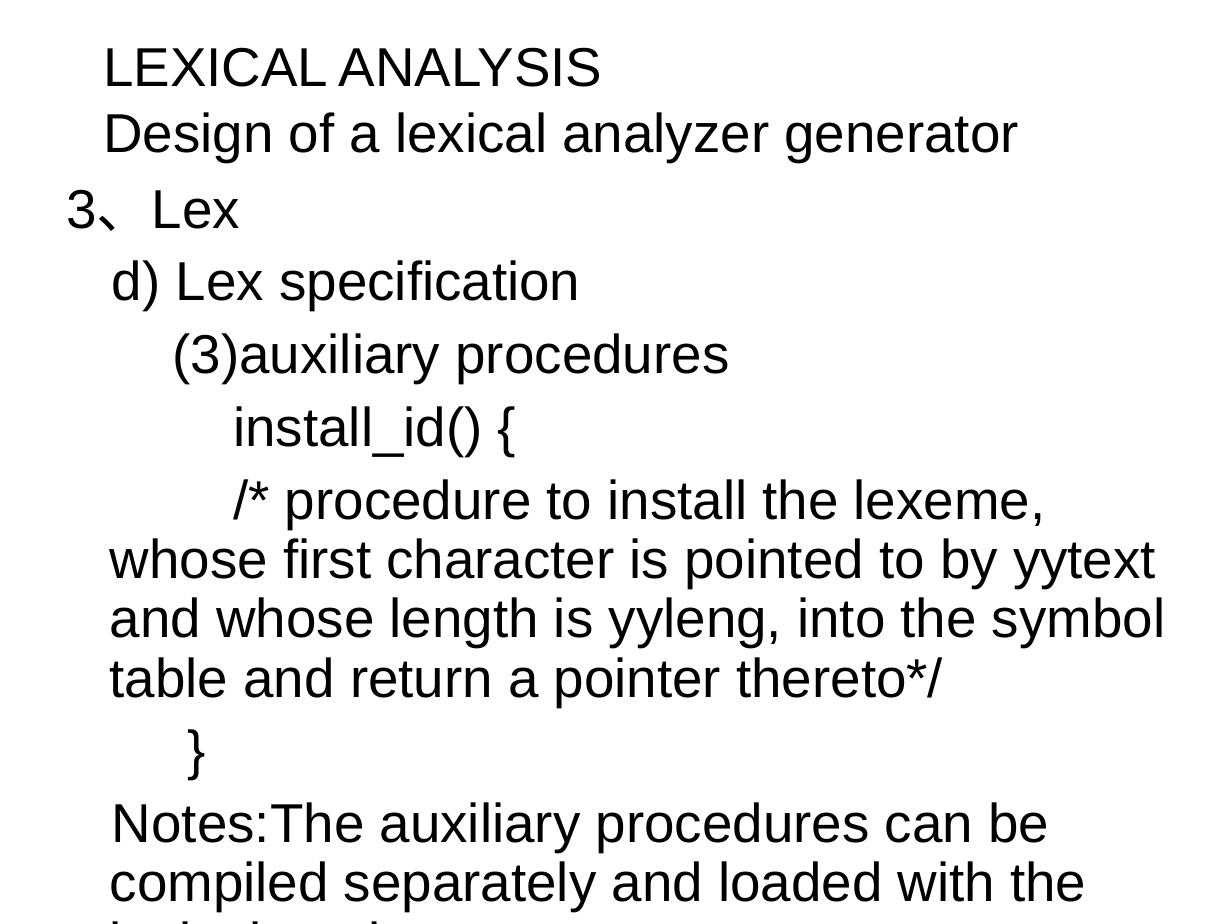
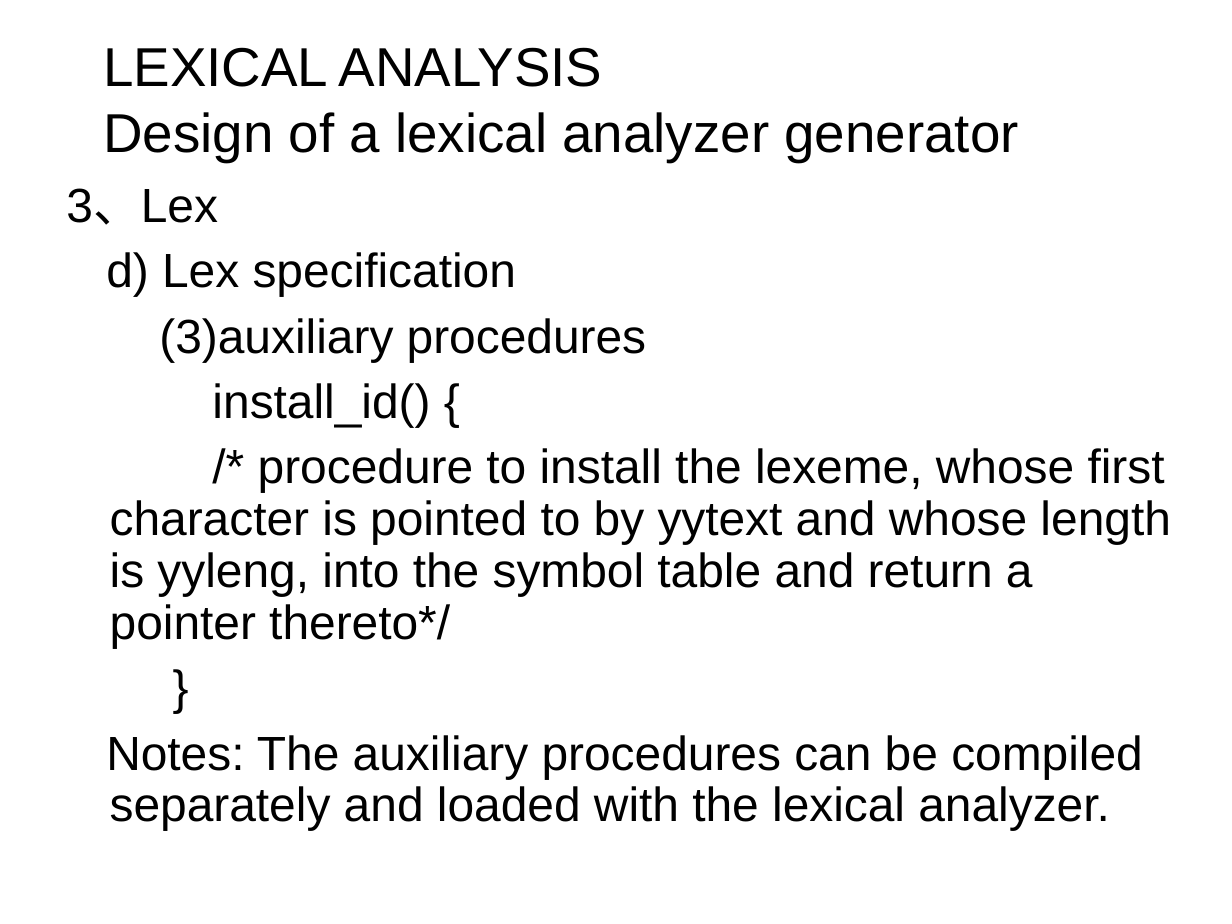
Before and after one commit to GeneralNitin/S6, a slide deck: slide 109 of 02. Compiler Design/PPTs/Module 1.ppt. Drawn at 1232x924 pixels with LibreOffice and Linux fonts; fonts in the diff are those of the drawing. Boxes give left, top, right and bottom in pixels: in the first picture for what was removed or moved away, otherwise in the second. Text is boxed around its words. In the diff, an @@ line names an element or a change of style, - is before the commit and + after.

```diff
--- a/02. Compiler Design/PPTs/Module 1.ppt
+++ b/02. Compiler Design/PPTs/Module 1.ppt
@@ text at box(66, 188, 1170, 648): size 32 to 28 pt in "3、Lex", "d) Lex specification", "(3)auxiliary procedures", "install_id() {" and 2 more places @@
@@ text at box(106, 735, 1143, 830): text changed; size 32 to 28 pt @@
-Notes:The auxiliary procedures can be compiled separately and loaded with the lexical analyzer.
+Notes: The auxiliary procedures can be compiled separately and loaded with the lexical analyzer.
```
Also in this commit, not shown: 40 other slides changed, 33 other files.
